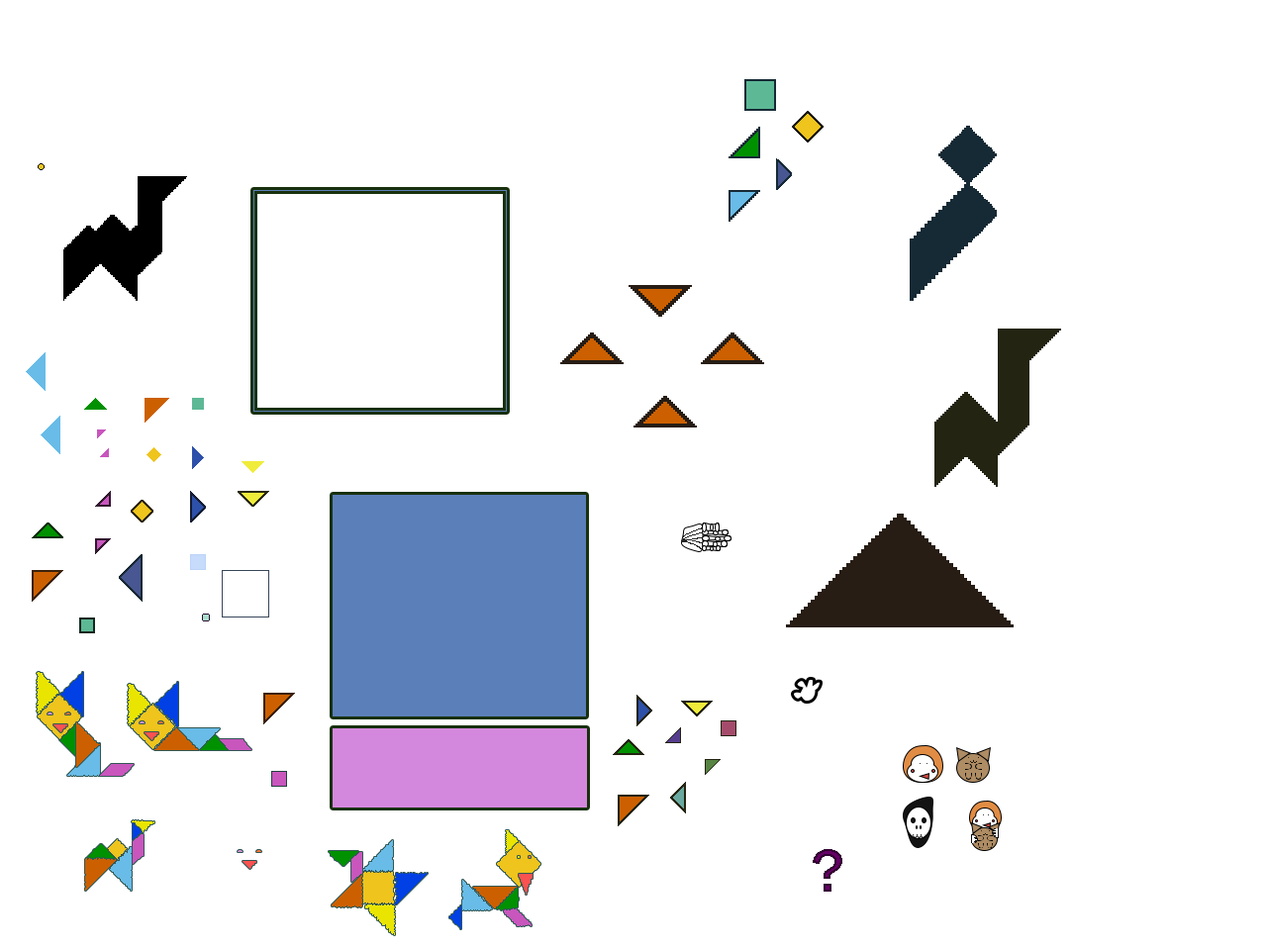
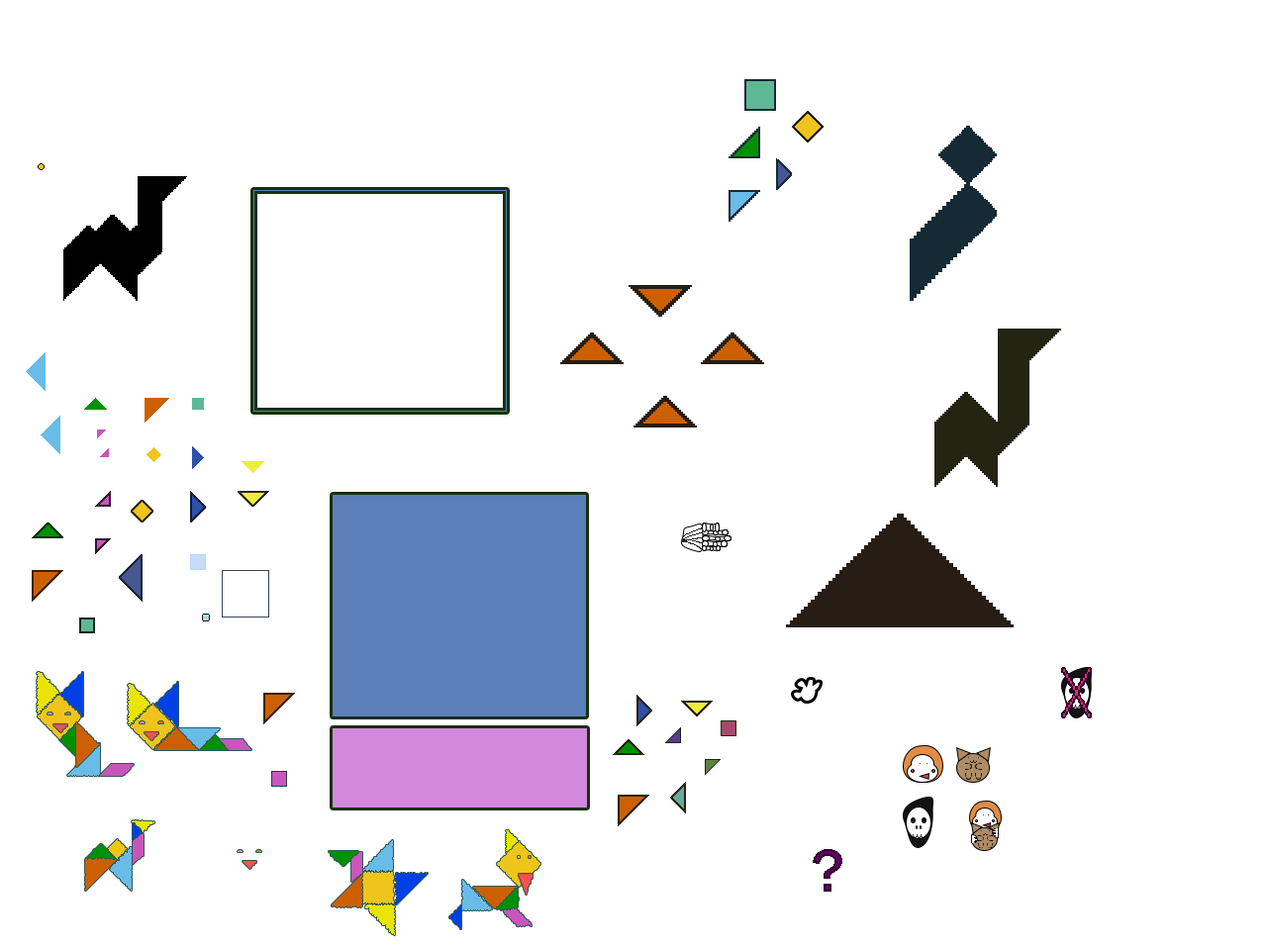
Layers edited between the first and the second 1267x950 image:
added layer "Слой 12" above "Эллипс 2 копия 3" over 1060, 666, 1092, 719
added layer "Эллипс 12 копия 9" above "Эллипс 12 копия 5" over 1078, 703, 1084, 709
added layer "Эллипс 12 копия 5" (1st of 2) above "Эллипс 12 копия 5" over 1074, 704, 1080, 709
added layer "Эллипс 12 копия 5" (2nd of 2) above "Эллипс 11 копия 4" over 1070, 703, 1076, 709
added layer "Эллипс 11 копия 4" (1st of 4) above "Эллипс 11 копия 4" over 1079, 687, 1085, 694
added layer "Эллипс 11 копия 4" (4th of 4) above "Эллипс 9 копия 2" over 1068, 687, 1074, 694
added layer "Эллипс 9 копия 2" above "Эллипс 10 копия" over 1063, 676, 1090, 710
added layer "Эллипс 10 копия" above "Эллипс 12 копия 8" over 1060, 666, 1092, 719
